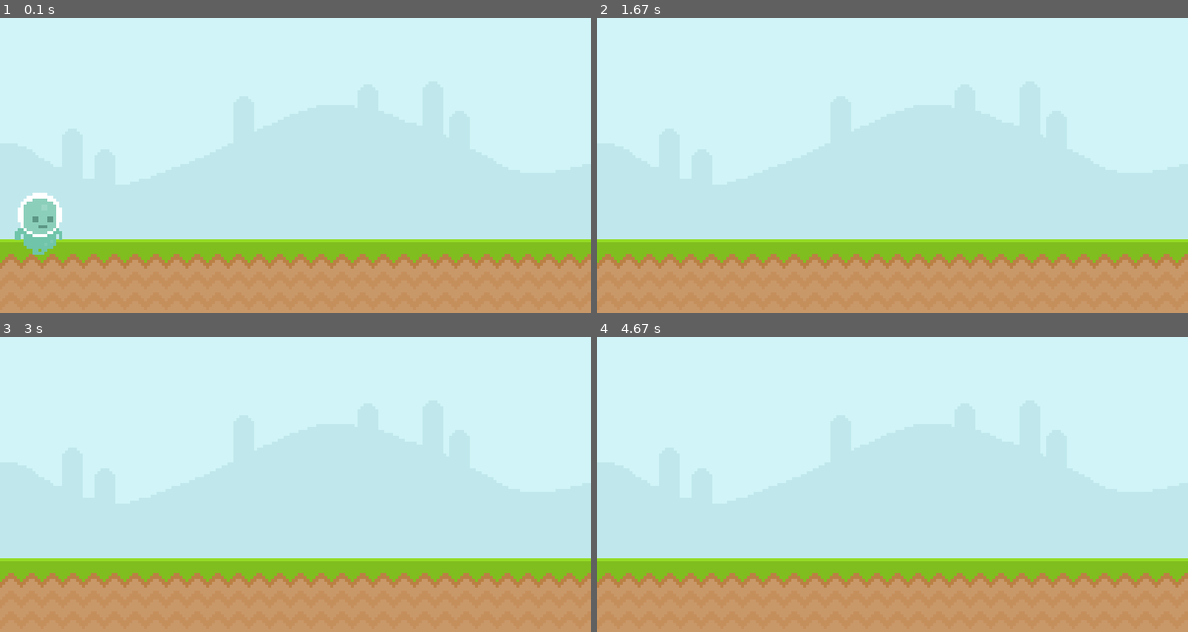
Above: before the commit, frames 1-4 (two rows, left to right).
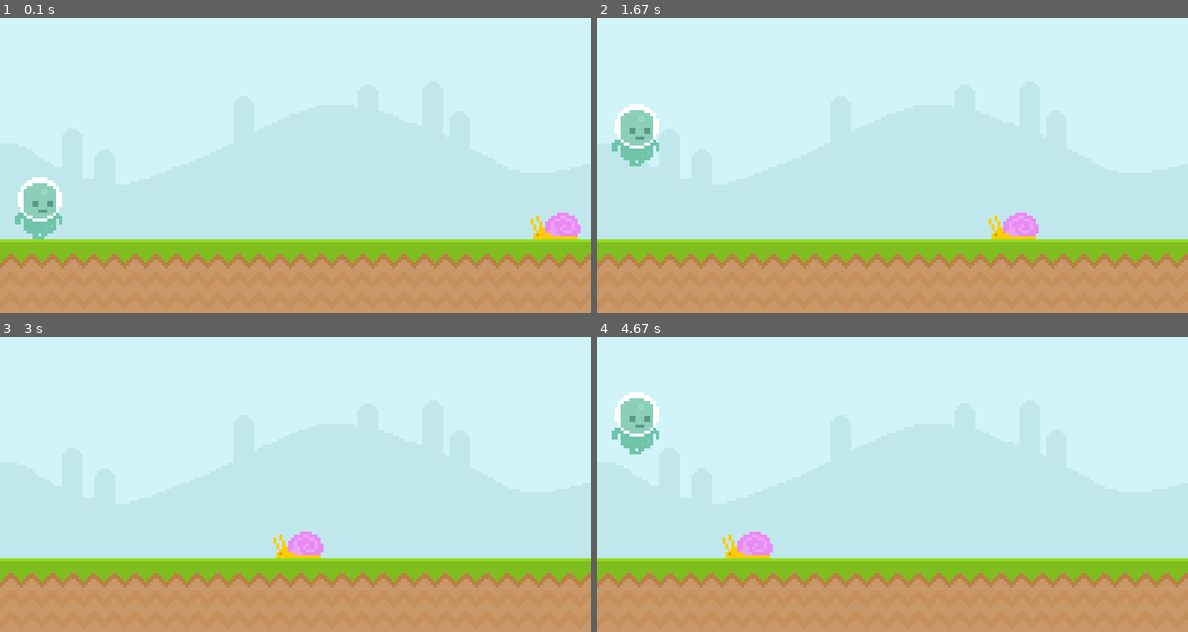
Above: after the commit, the same moments.

Repository: perfectsadi/The_Runner.pygame
Game: pygame game, started from main.py
Two runs of this game, one before a commit and one after it. Both use one fixed random seed, a clock stepped at 60 frames per second and the inputs below.
Inputs (mouse positions are in pixels of both pictures, inside the frame that each line leads up to):
- Up to frame 1 (0.1 s): no input
- Up to frame 2 (1.67 s): tap Space at 0.33, 1.57 s; click (632, 71) at 0.72 s
- Up to frame 3 (3 s): tap Space at 1.87, 2.07, 2.37 s; click (35, 419) at 2.55 s
- Up to frame 4 (4.67 s): tap Space at 3.47 s; click (632, 387) at 3.78 s; click (632, 487) at 4.55 s

The runs differ from the first frame. In frame 1, 1.9% of the frame differs, in the area x 2-99%, y 54-81%; in frame 2, 1.8%; in frame 3, 0.6%; in frame 4, 1.8%.

Commit message:
stable almost

Diff:
--- a/main.py
+++ b/main.py
@@ -1,5 +1,5 @@
 import pygame
-from sys import exit
+import sys
 
 #initisializing setting
 pygame.init()
@@ -18,8 +18,11 @@
 ground_surface=pygame.image.load('graphics/ground.png')
 ground_rect=ground_surface.get_rect(topleft=(0,300))
 
-
-
+#bugs
+snail_surface=pygame.image.load('graphics/snail/snail1.png')
+snail_rect=snail_surface.get_rect(bottomright=(800,300))
+fly_surface=pygame.image.load("graphics/Fly/fly1.png")
+fly_rect=fly_surface.get_rect(bottomright=(700,300))
 
 
 while True:
@@ -29,16 +32,27 @@
 
             pygame.quit()
             sys.exit()
-        if event.type == pygame.KEYDOWN:
+        if event.type ==pygame.MOUSEBUTTONDOWN :
+            if player_rect.collidepoint(event.pos):
+                player_gravity=-20
+
+        if event.type == pygame.KEYDOWN  and player_rect.bottom ==300:
             if event.key == pygame.K_SPACE :
                 player_gravity=-20
 
     #blit
     screen.blit(sky_surface,(0,0))
     screen.blit(ground_surface,ground_rect)
+    screen.blit(snail_surface,snail_rect)
+    snail_rect.x -=2
+    if snail_rect.x <-50:
+        snail_rect.x =800
+
     #player
     player_gravity+=1
     player_rect.y +=player_gravity
+    if player_rect.bottom >= 300:
+        player_rect.bottom =300
     screen.blit(player_surface,player_rect)
 
 
